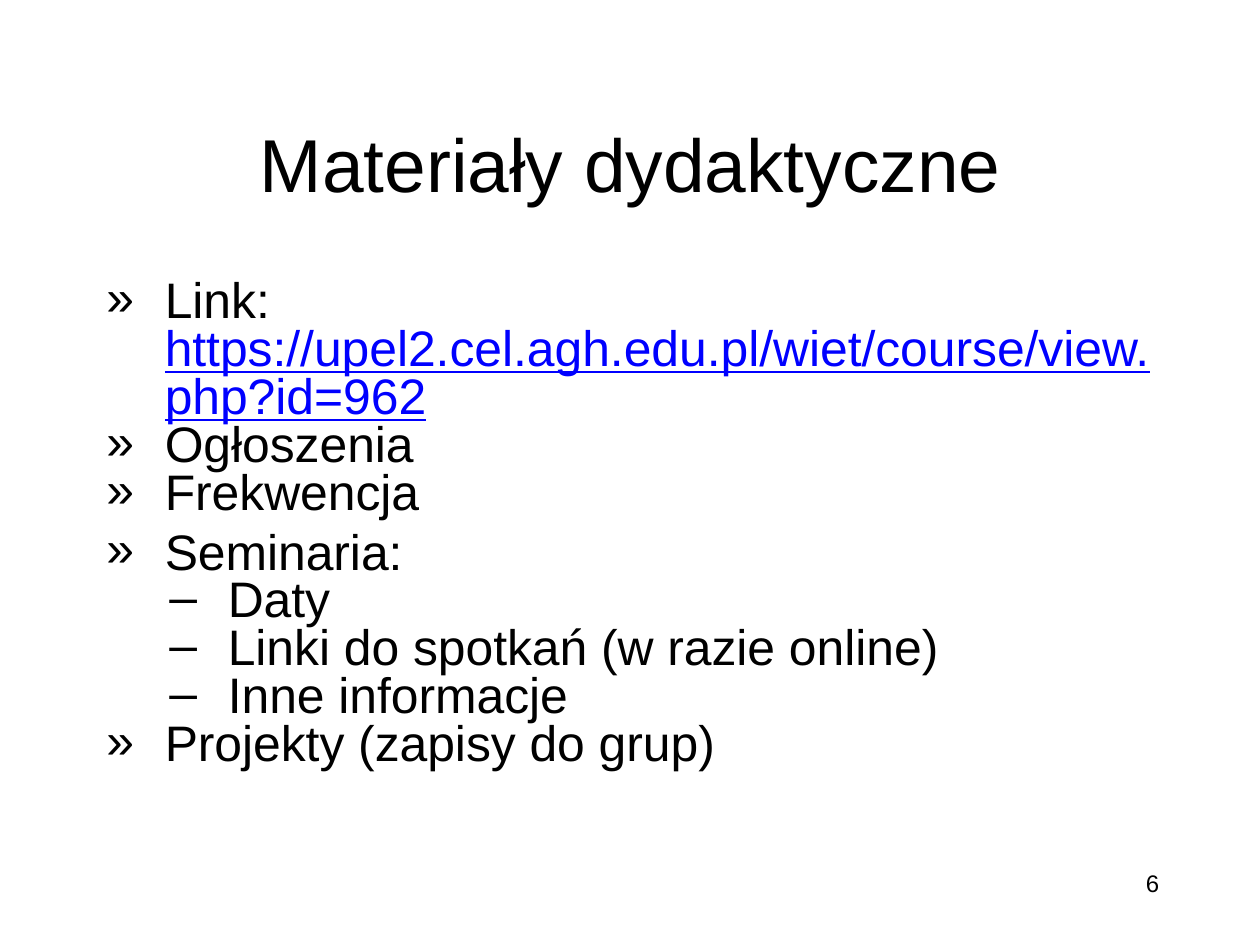
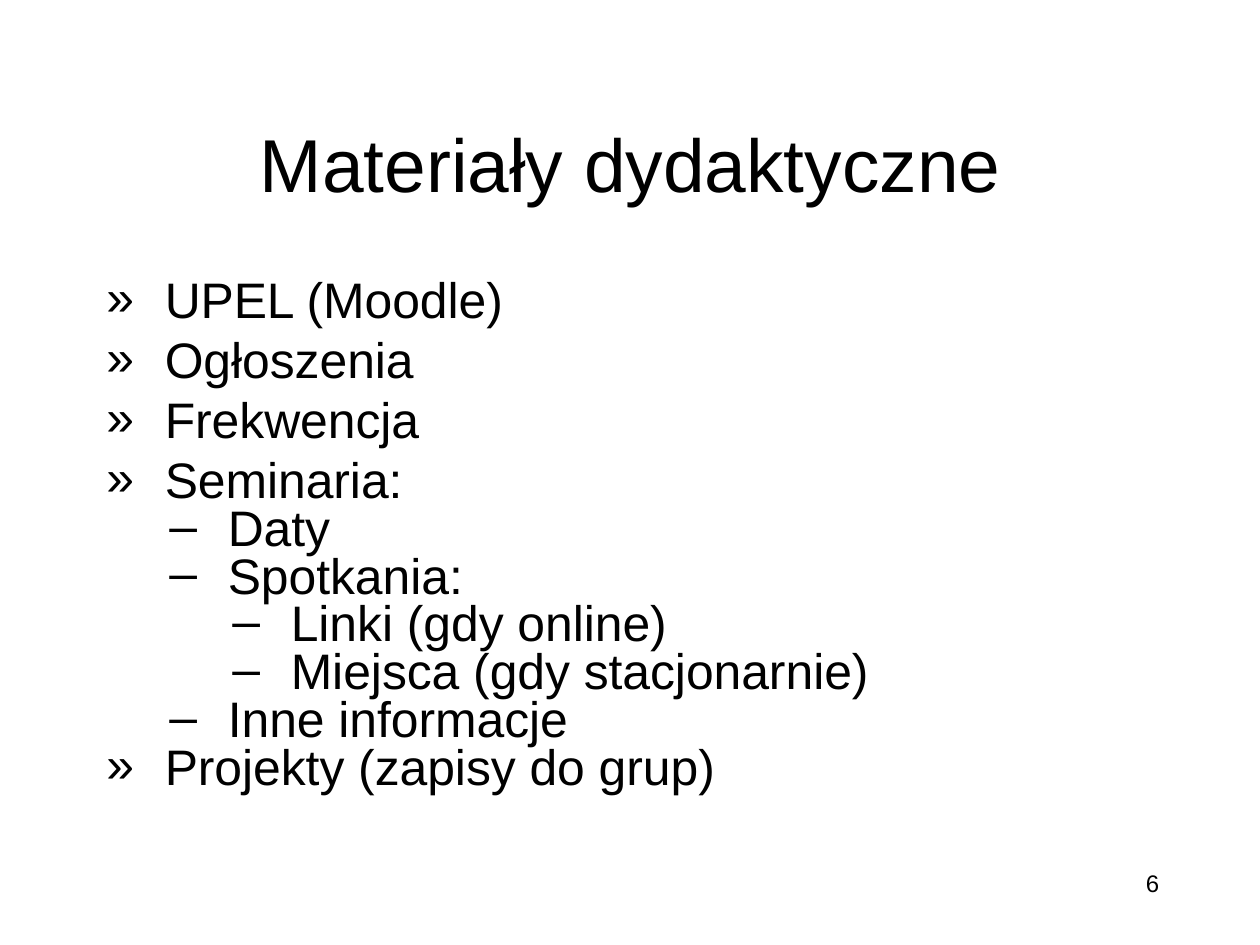
Before and after one commit to miklesz/Courses, a slide deck: slide 6 of Kierunki Rozwoju Telekomunikacji/Wprowadzenie do przedmiotu „Kierunki Rozwoju Telekomunikacji”.pptx. Drawn at 1260x945 pixels with LibreOffice and Linux fonts; fonts in the diff are those of the drawing; background and template pictures are left out. Boxes give left, top, right and bottom in pixels: in the first picture for what was removed or moved away, otherwise in the second. Text is boxed around its words. In the diff, an @@ line names an element or a change of style, - is before the commit and + after.

```diff
--- a/Kierunki Rozwoju Telekomunikacji/Wprowadzenie do przedmiotu „Kierunki Rozwoju Telekomunikacji”.pptx
+++ b/Kierunki Rozwoju Telekomunikacji/Wprowadzenie do przedmiotu „Kierunki Rozwoju Telekomunikacji”.pptx
@@ text at bbox=[165, 282, 503, 329]: text changed; text colour #0000FF to #000000 @@
-» Link: https://upel2.cel.agh.edu.pl/wiet/course/view.php?id=962
+» UPEL (Moodle)
@@ text at bbox=[165, 342, 419, 448]: more space between paragraphs @@
@@ text at bbox=[228, 554, 869, 700]: text changed @@
-  – Linki do spotkań (w razie online)
+  – Spotkania:
+    – Linki (gdy online)
+    – Miejsca (gdy stacjonarnie)
```
Also in this commit, not shown: 16 other slides changed, 1 slide added.
